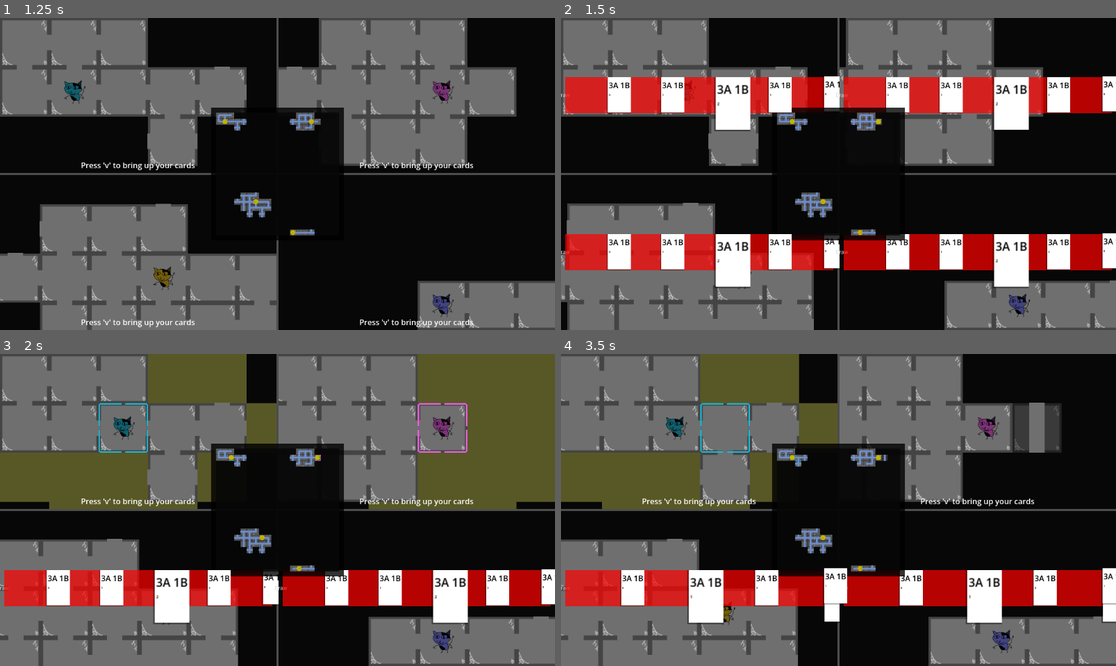
Above: before the commit, frames 1-4 (two rows, left to right).
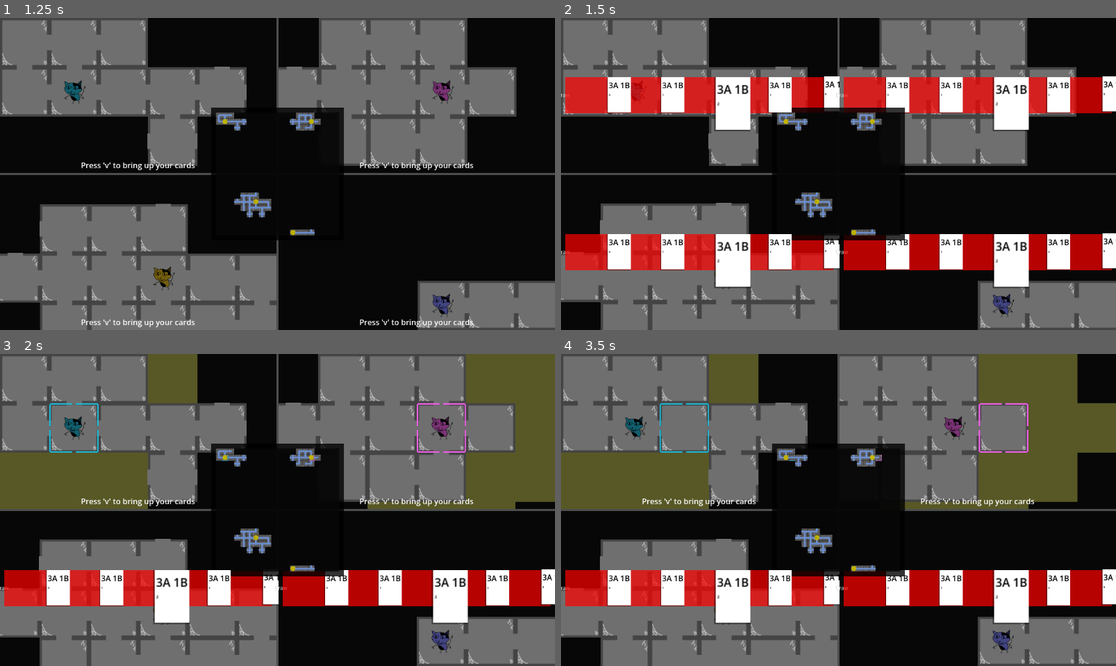
Above: after the commit, the same moments.

Repository: emrysshevek/gameganggame
Game: Godot game, scene res://scenes/GameScene.tscn
Two runs of this game, one before a commit and one after it. Both use one fixed random seed, a clock stepped at 60 frames per second and the inputs below.
Inputs (mouse positions are in pixels of both pictures, inside the frame that each line leads up to):
- Up to frame 1 (1.25 s): tap V (debug_v) at 0.5 s; move the mouse to (399, 158) at 0.52 s; hold D (move_right) from 0.53 s (still down); tap G (discard) at 0.6 s; click (399, 158) at 0.67 s
- Up to frame 2 (1.5 s): release D (move_right) at 1.25 s; tap V (debug_v) at 1.25 s; drag from (727, 189) to (810, 236) at 1.27 s
- Up to frame 3 (2 s): no input
- Up to frame 4 (3.5 s): tap V (debug_v) at 2, 2.75 s; move the mouse to (894, 441) at 2.02 s; hold D (move_right) 2.03-2.75 s; tap C (toggle_cursor) at 2.1 s; drag from (810, 572) to (672, 463) at 2.77 s

Frame 1 is identical in both runs. In frame 2, 11% of the frame differs, in the area x 0-100%, y 0-100%; in frame 3, 16%; in frame 4, 31%.
Error after the commit: Invalid access to property or key 'type' on a base object of type 'Node2D (Character)'. (res://scenes/grid_manager.gd:191)

Commit message:
created hazard class and icon

Diff:
--- a/entities/character.gd
+++ b/entities/character.gd
@@ -20,7 +20,6 @@
 var grid_coordinates:Vector2
 var movement:int = 3
 var character_sprite:CharacterSprite
-var type:GridSprite.sprite_types
 var cursor_sprite:CursorSprite
 var character_color:Color
 
@@ -41,7 +40,7 @@
 	character_sprite = input_sprite
 	character_sprite.input_man = input_man
 	character_sprite.self_modulate = testing_player_colors[character_id]
-	type = character_sprite.type
+	character_sprite.type = Model.ObjectTypes.PLAYER_CHARACTER
 	add_child(character_sprite)
 
 func bind_cursor_sprite(input_sprite:CursorSprite):
--- a/entities/grid_sprite.gd
+++ b/entities/grid_sprite.gd
@@ -9,7 +9,7 @@
 #region properties
 var grid_coordinates:Vector2
 var _remote_camera_transform:RemoteTransform2D
-var type:sprite_types
+var type:Model.ObjectTypes
 var input_man:PlayerInputManager
 #endregion
 
@@ -59,6 +59,10 @@
 	if _remote_camera_transform != null:
 		_remote_camera_transform.global_position = new_position
 
-func set_type(type_to_set:sprite_types):
+func set_type(type_to_set:Model.ObjectTypes):
 	type = type_to_set
+
+func trigger_enter_ability(target:Character):
+	pass
+
 #endregion
--- /dev/null
+++ b/entities/hazard.gd
@@ -0,0 +1,4 @@
+class_name Hazard extends GridSprite
+
+func _ready() -> void:
+	set_type(Model.ObjectTypes.HAZARD)
--- /dev/null
+++ b/entities/hazard.tscn
@@ -0,0 +1,11 @@
+[gd_scene format=3 uid="uid://cw6kvldfrm6uu"]
+
+[ext_resource type="Script" uid="uid://tqhu30waoe6s" path="res://entities/hazard.gd" id="1_3vfwx"]
+[ext_resource type="Texture2D" uid="uid://ctq1pcee8ljv3" path="res://art/hazard.png" id="1_df0gq"]
+
+[node name="Hazard" type="Sprite2D" unique_id=2129939134]
+modulate = Color(1, 1, 0.06666667, 1)
+texture = ExtResource("1_df0gq")
+centered = false
+script = ExtResource("1_3vfwx")
+metadata/_custom_type_script = "uid://d4aab2bq15kxj"
--- a/global/model.gd
+++ b/global/model.gd
@@ -25,6 +25,7 @@
 enum ObjectTypes {
 	TILE,
 	PLAYER_CHARACTER,
+	HAZARD,
 }
 
 enum CullingLayers {
--- a/scenes/origin_viewport.gd
+++ b/scenes/origin_viewport.gd
@@ -76,7 +76,7 @@
 	new_cursor.set_sprite(load("res://art/cursor.png"))
 	new_cursor.grid_coordinates = tile_position
 	new_cursor.set_visual_position(Vector2(character_sprites[0].grid_coordinates.x * _tile_size.x, character_sprites[0].grid_coordinates.y * _tile_size.y))
-	new_cursor.set_type(GridSprite.sprite_types.ui)
+	#new_cursor.set_type(GridSprite.sprite_types.ui)
 	#the below switch of camera transform should happen when the PISM receives input to switch it to cursor mode
 	#new_cursor.set_remote_camera_transform(_player_sub_viewports[player_viewport_names[which_player_id]].camera)
 	new_cursor.move_request.connect(grid_man._on_object_move_request)
Binary file added: art/hazard.png
Not shown, added: art/hazard.png.import
Not shown, added: entities/hazard.gd.uid
